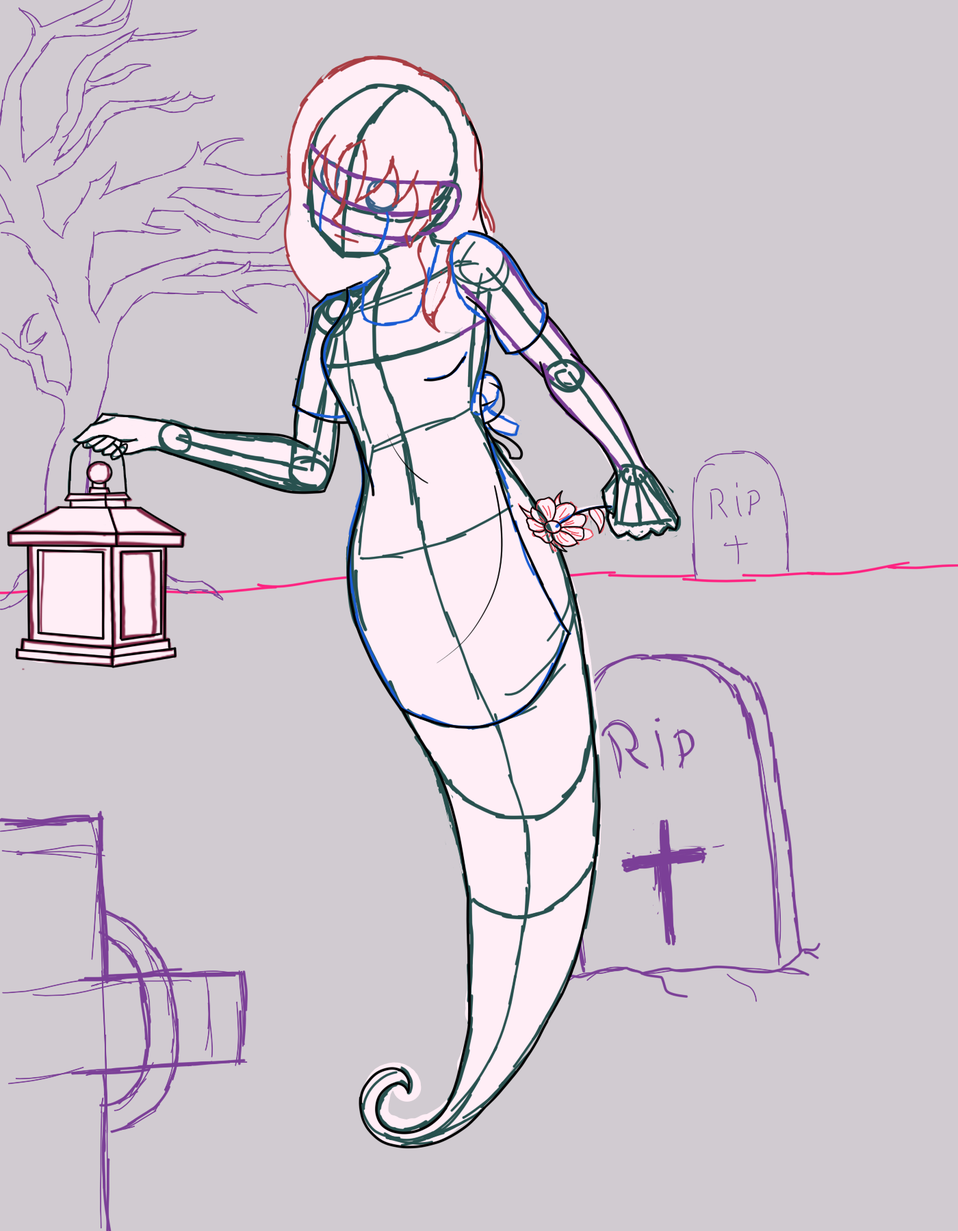
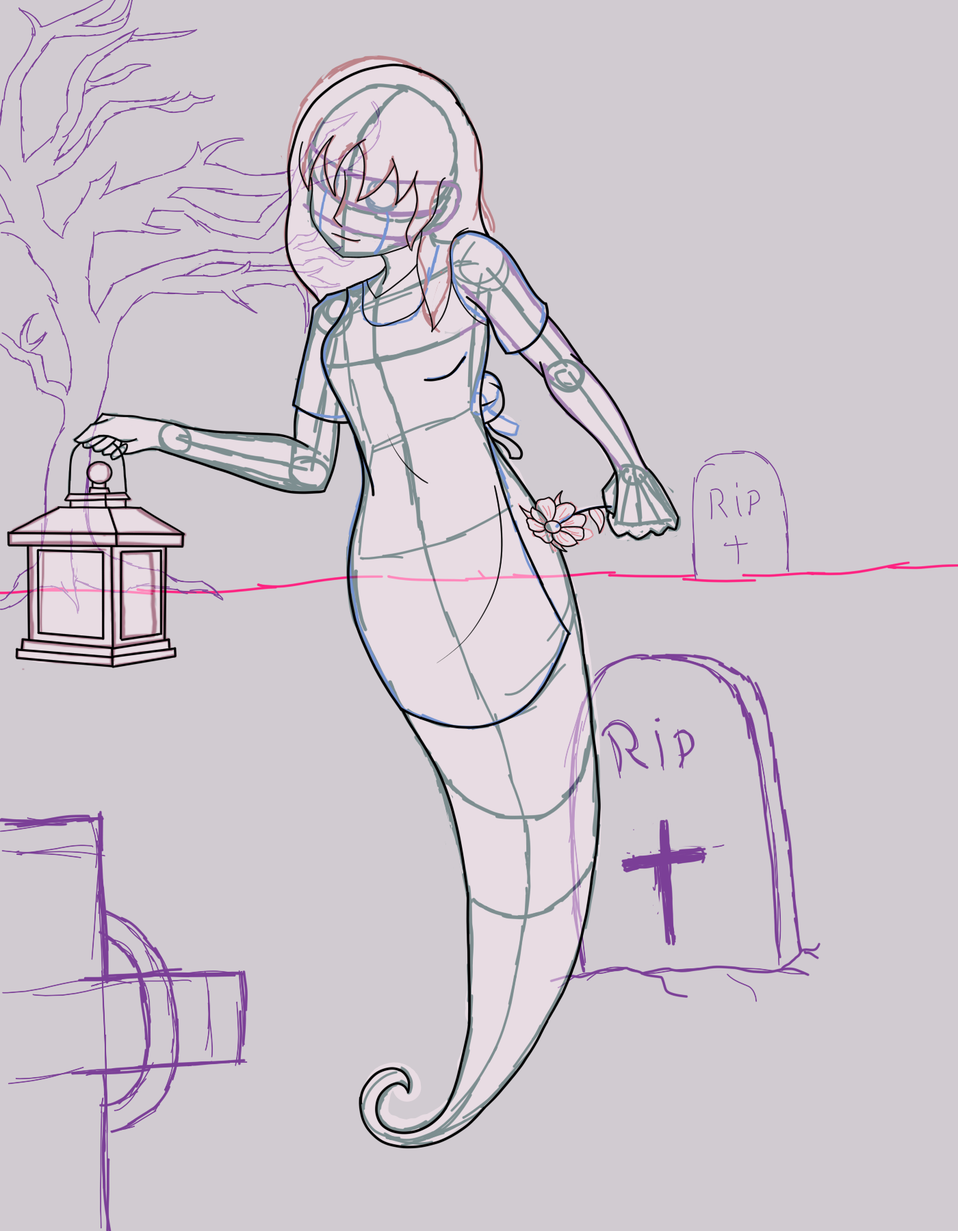
Revision of a layered 958x1231 image; what changed, layer by layer:
painted on "Paint Layer 9 Merged" over [6, 50, 682, 1147]
"Group 5": opacity 100% → 50% over [6, 50, 682, 1147]
painted on "Paint Layer 7" over [280, 50, 526, 351]
painted on "Paint Layer 1" over [43, 50, 682, 1147]
painted on "Paint Layer 6" over [6, 50, 682, 1147]
painted on "Paint Layer 3" over [6, 50, 682, 1147]
